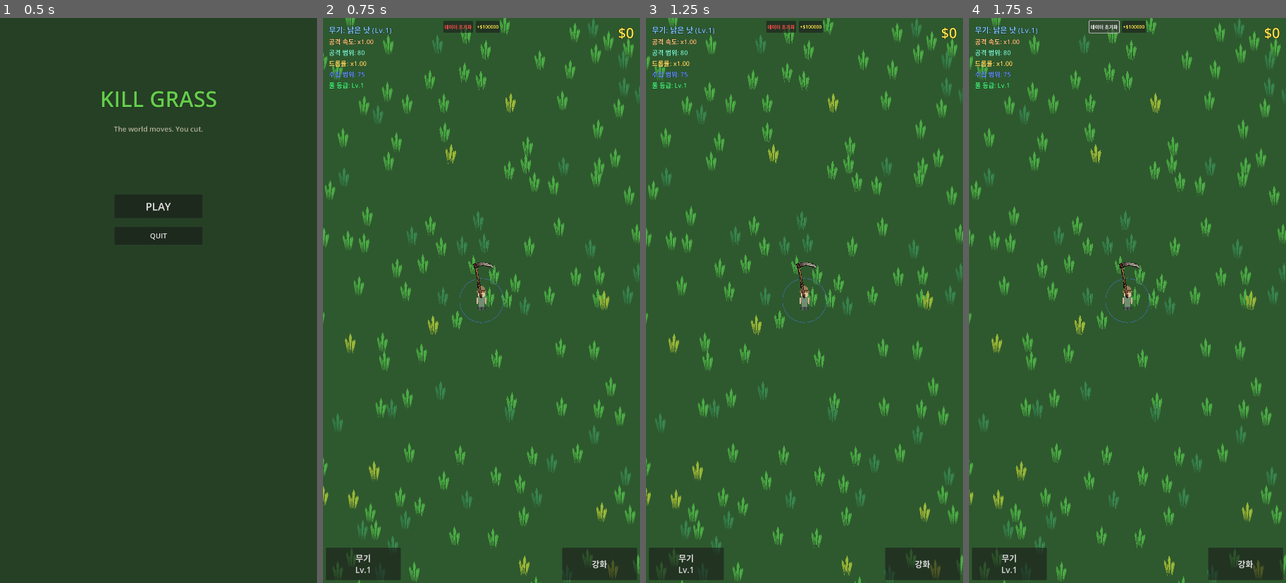
Above: before the commit, frames 1-4 (left to right).
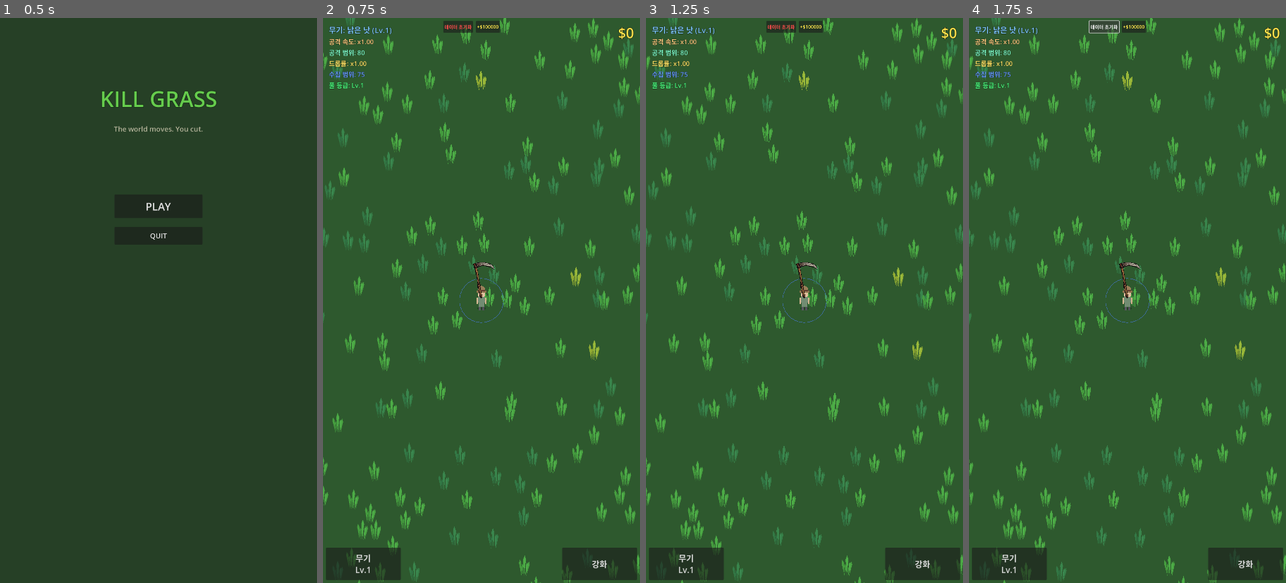
Above: after the commit, the same moments.

Repository: yellyB/game-kill_grass
Game: Godot game, scene res://scenes/ui/main_menu.tscn
The game is run twice, just before and just after one commit, with the same random seed, the same clock (stepped at 60 frames per second) and the same inputs.
Inputs:
- Up to frame 1 (0.5 s): no input
- Up to frame 2 (0.75 s): click "PLAY" at 0.5 s
- Up to frame 3 (1.25 s): no input
- Up to frame 4 (1.75 s): click "데이터 초기화" at 1.25 s

Frame 1 is identical in both runs. In frame 2, 4.0% of the frame differs, in the area x 0-100%, y 0-100%; in frame 3, 3.9%; in frame 4, 3.9%.

Commit message:
Adjust grass quality scaling to reach 100% golden at level 18
- Golden grass: 5% → 100% over 17 upgrade levels
- Normal and tough decrease proportionally as golden increases
- Level 18 = 100% golden grass

Co-Authored-By: Claude Opus 4.5 <noreply@anthropic.com>

Diff:
--- a/scripts/grass_spawner.gd
+++ b/scripts/grass_spawner.gd
@@ -123,21 +123,24 @@
 
 	# Assign random grass type with weighted probability
 	# Base rates: 70% normal, 25% tough, 5% golden
-	# Each upgrade level shifts 5% from normal to higher tiers
+	# Level 18 (quality_level 17) = 100% golden
 	var quality_level = GameManager.get_grass_quality_level()
-	var quality_shift = quality_level * 0.05  # 5% per level
 
-	var normal_chance = max(0.70 - quality_shift, 0.20)  # Min 20% normal
-	var tough_chance = min(0.25 + quality_shift * 0.6, 0.50)  # Up to 50% tough
-	var golden_chance = min(0.05 + quality_shift * 0.4, 0.30)  # Up to 30% golden
+	# Golden increases from 5% to 100% over 17 levels
+	var golden_chance = min(0.05 + quality_level * (0.95 / 17.0), 1.0)
+
+	# Remaining probability split between normal and tough (keeping original ratio)
+	var remaining = 1.0 - golden_chance
+	var normal_chance = remaining * 0.74  # 70/(70+25)
+	var tough_chance = remaining * 0.26   # 25/(70+25)
 
 	var roll = rng.randf()
-	if roll < normal_chance:
-		grass.grass_data = grass_data_list[0]  # Normal
-	elif roll < normal_chance + tough_chance:
+	if roll < golden_chance:
+		grass.grass_data = grass_data_list[2]  # Golden (check first for high levels)
+	elif roll < golden_chance + tough_chance:
 		grass.grass_data = grass_data_list[1]  # Tough
 	else:
-		grass.grass_data = grass_data_list[2]  # Golden
+		grass.grass_data = grass_data_list[0]  # Normal
 
 	add_child(grass)
 	return grass
